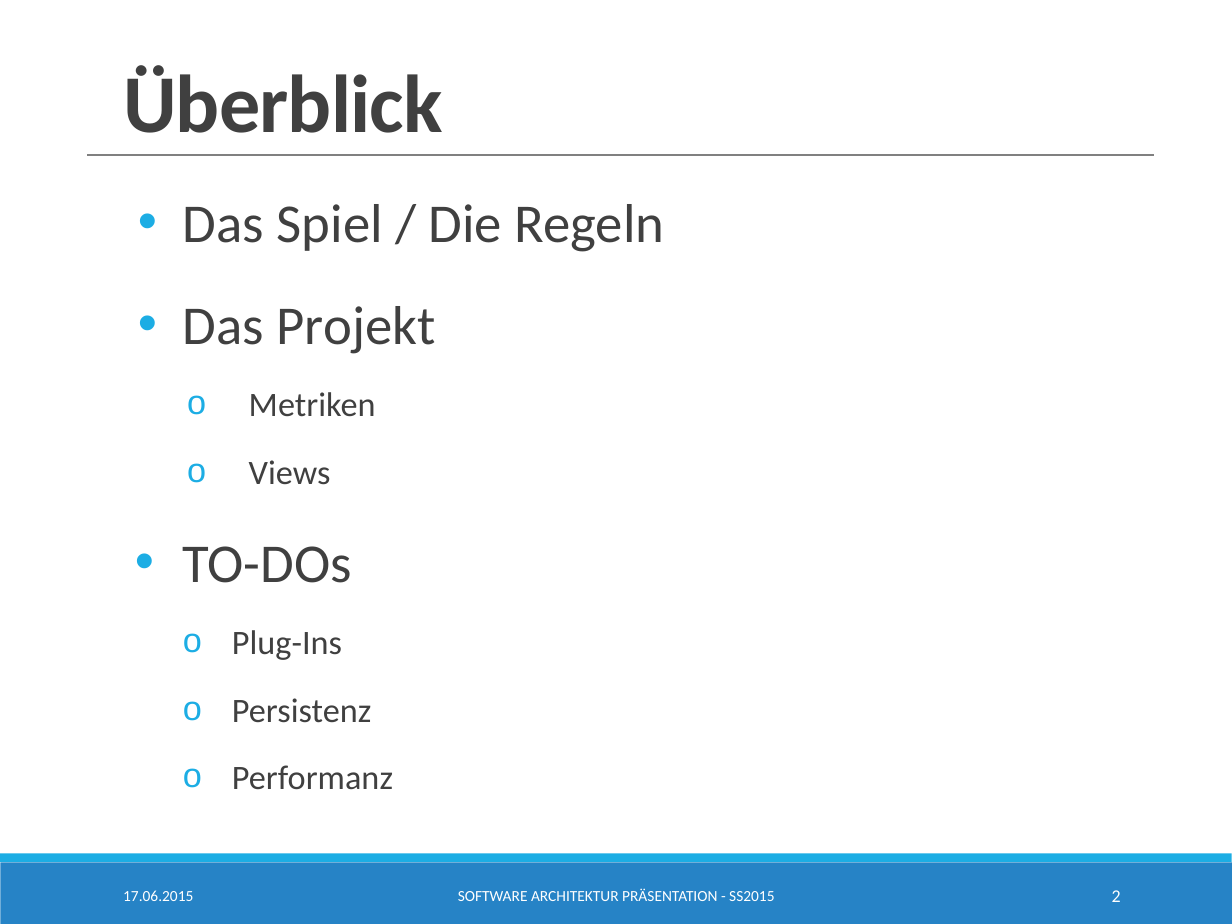
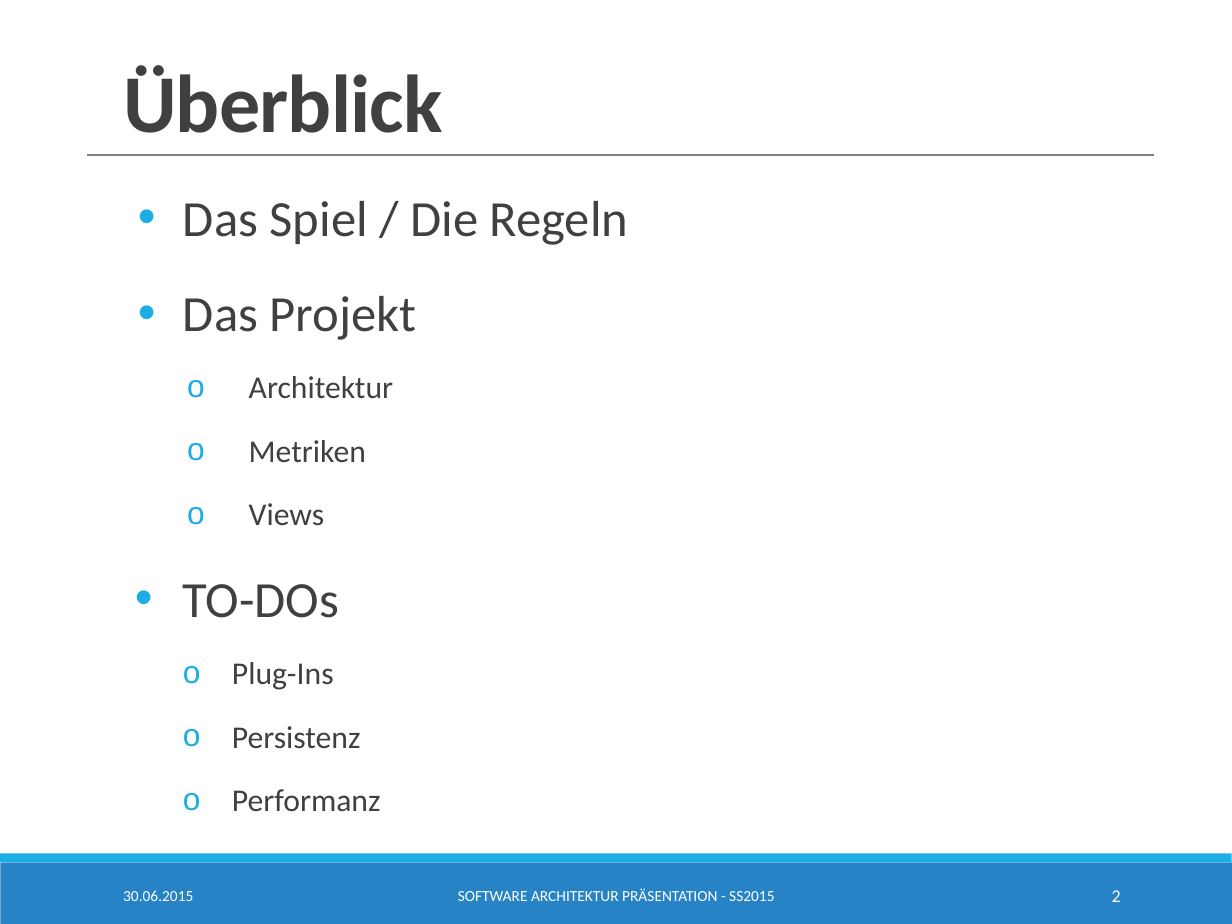
Before and after one commit to SimonBraun/de.htwg.se.mastermind, a slide deck: slide 2 of de.htwg.se.mastermind/Presentation.pptx. Drawn at 1232x924 pixels with LibreOffice and Linux fonts; fonts in the diff are those of the drawing. Boxes give left, top, right and bottom in pixels: in the first picture for what was removed or moved away, otherwise in the second. Text is boxed around its words. In the diff, an @@ line names an element or a change of style, - is before the commit and + after.

```diff
--- a/de.htwg.se.mastermind/Presentation.pptx
+++ b/de.htwg.se.mastermind/Presentation.pptx
@@ text at (x1=183, y1=201, x2=629, y2=811): size 32 to 29.6 pt in "Das Spiel / Die Regeln", "Das Projekt", "TO-DOs"; size 20 to 18.5 pt in "Metriken", "Views", "Plug-Ins", "Persistenz" and 1 more places @@
@@ text at (x1=249, y1=376, x2=393, y2=398): paragraph added @@
+      o Architektur
@@ text at (x1=123, y1=890, x2=193, y2=901): text changed @@
-17.06.2015
+30.06.2015
```
Also in this commit, not shown: 11 other slides changed, 1 slide added.
